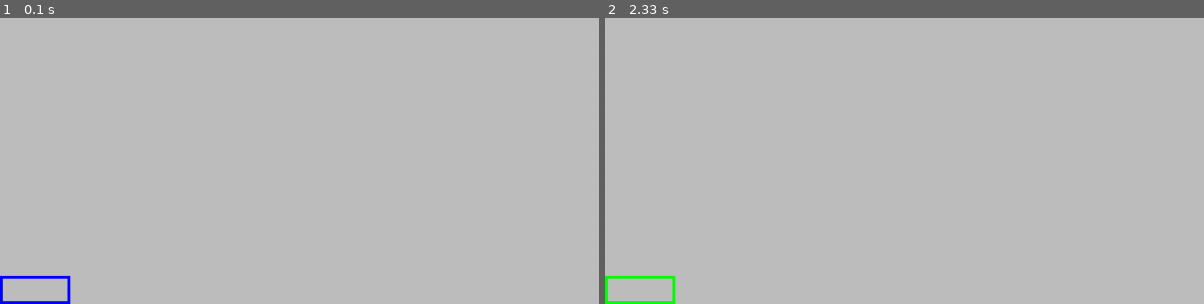
Above: before the commit, frames 1-2 (left to right).
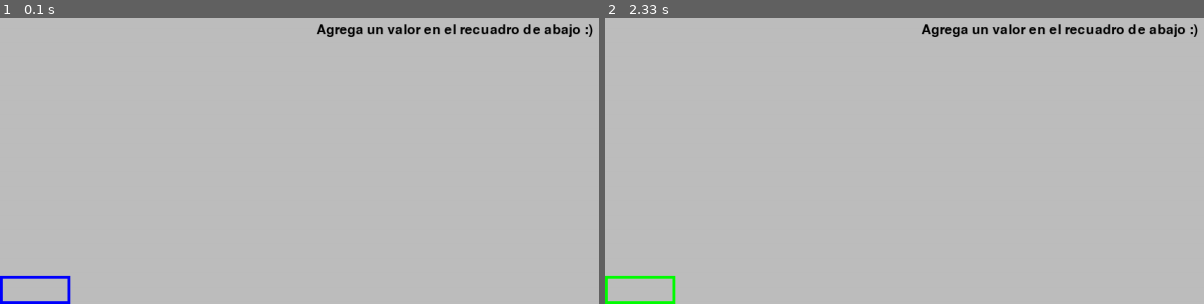
Above: after the commit, the same moments.

Repository: ItzBoni/Heap-Tree-with-Pygame
Game: pygame game, started from game.py
The game is run twice, just before and just after one commit, with the same random seed, the same clock (stepped at 60 frames per second) and the same inputs.
Inputs (mouse positions are in pixels of both pictures, inside the frame that each line leads up to):
- Up to frame 1 (0.1 s): no input
- Up to frame 2 (2.33 s): click (640, 289) at 0.38 s; click (1060, 83) at 0.72 s; click (640, 289) at 2.15 s

The runs differ from the first frame. In frame 1, 0.8% of the frame differs, in the area x 52-99%, y 2-7%; in frame 2, 0.8%.

Commit message:
The elimination logic is done. Need to make this look pretty.

Diff:
--- a/game.py
+++ b/game.py
@@ -17,6 +17,11 @@
 box_click = False
 text_box = pygame.Rect(0,680,100,40)
 color = pygame.Color('blue')
+
+#Input boxes:
+node_boxes = dict()
+node_click = False
+position_removed = None
 
 
 def compute_heap_positions(length, screen_width, top_margin=50, level_height=110, start_index=1):
@@ -50,11 +55,24 @@
     for event in pygame.event.get():
         if event.type == pygame.QUIT:
             running = False
+
+        ##Chech if there has been a click
         if event.type == pygame.MOUSEBUTTONDOWN:
             if text_box.collidepoint(event.pos):
                 box_click = True
             else:
                 box_click = False
+
+            for pos, rect_value in node_boxes.items():
+                rect, value = rect_value
+
+                if rect.collidepoint(event.pos):
+                    node_click = True
+                    position_removed = value
+                    break
+                else:
+                    node_click = False
+
         if event.type == pygame.KEYDOWN and box_click:
             if event.key == pygame.K_BACKSPACE:
                 user_input = user_input[:-1]
@@ -77,6 +95,7 @@
             continue
         x, y = pos
         rect = pygame.Rect(x - node_w // 2, y - node_h // 2, node_w, node_h)
+        node_boxes[pos] = (rect,hp.monti[idx])
         pygame.draw.rect(screen, (255, 255, 255), rect)  # fill
         pygame.draw.rect(screen, (0, 0, 0), rect, 3, 8)  # border rounded
 
@@ -85,11 +104,16 @@
         text_rect = text_surf.get_rect(center=rect.center)
         screen.blit(text_surf,text_rect)
 
+    if hp.tam == 0:
+        text_surf = font.render("Agrega un valor en el recuadro de abajo :)", True, "black")
+        screen.blit(text_surf, (450, 320))
+
     #Receive user input
     if box_click:
         color = pygame.Color('green')
     else:
         color = pygame.Color('blue')
+
     pygame.draw.rect(screen, color, text_box, 4)
     user_surf = font.render(user_input, True,'black')
     screen.blit(user_surf, (text_box.x + 5, text_box.y + 5))
@@ -100,6 +124,10 @@
         hp.agregar(num_to_add)
         num_to_add = None
 
+    #Remove from the heap
+    if node_click:
+        hp.quitar(position_removed)
+        position_removed = None
 
     pygame.display.flip()
     clock.tick(60)
